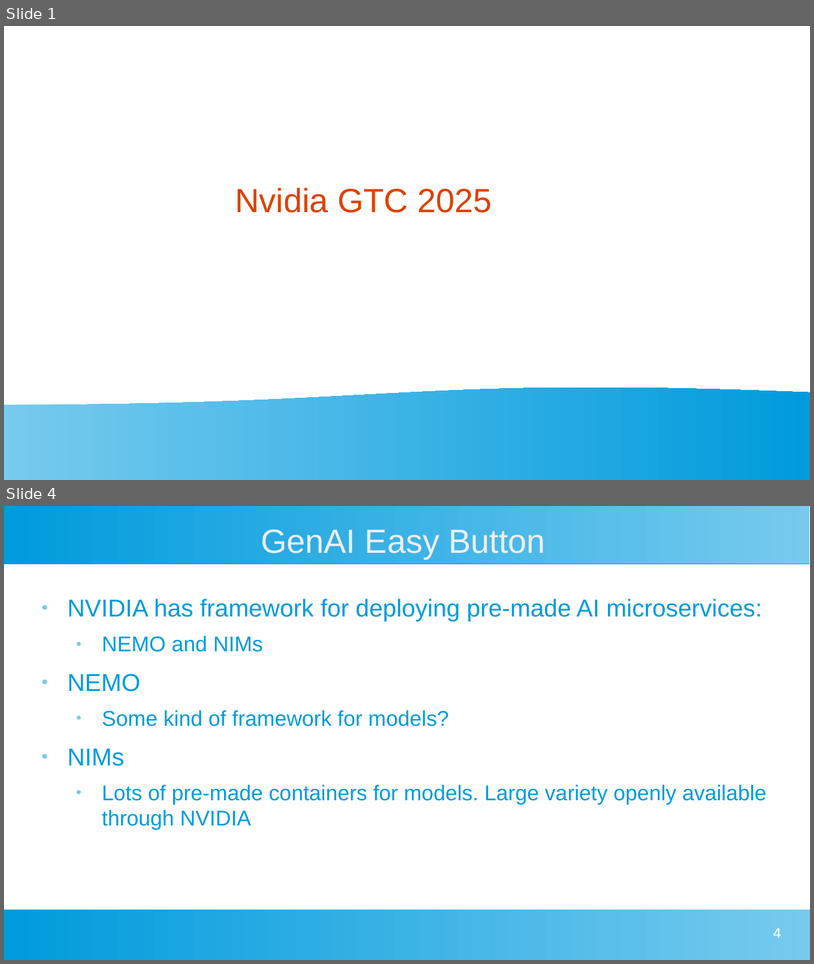
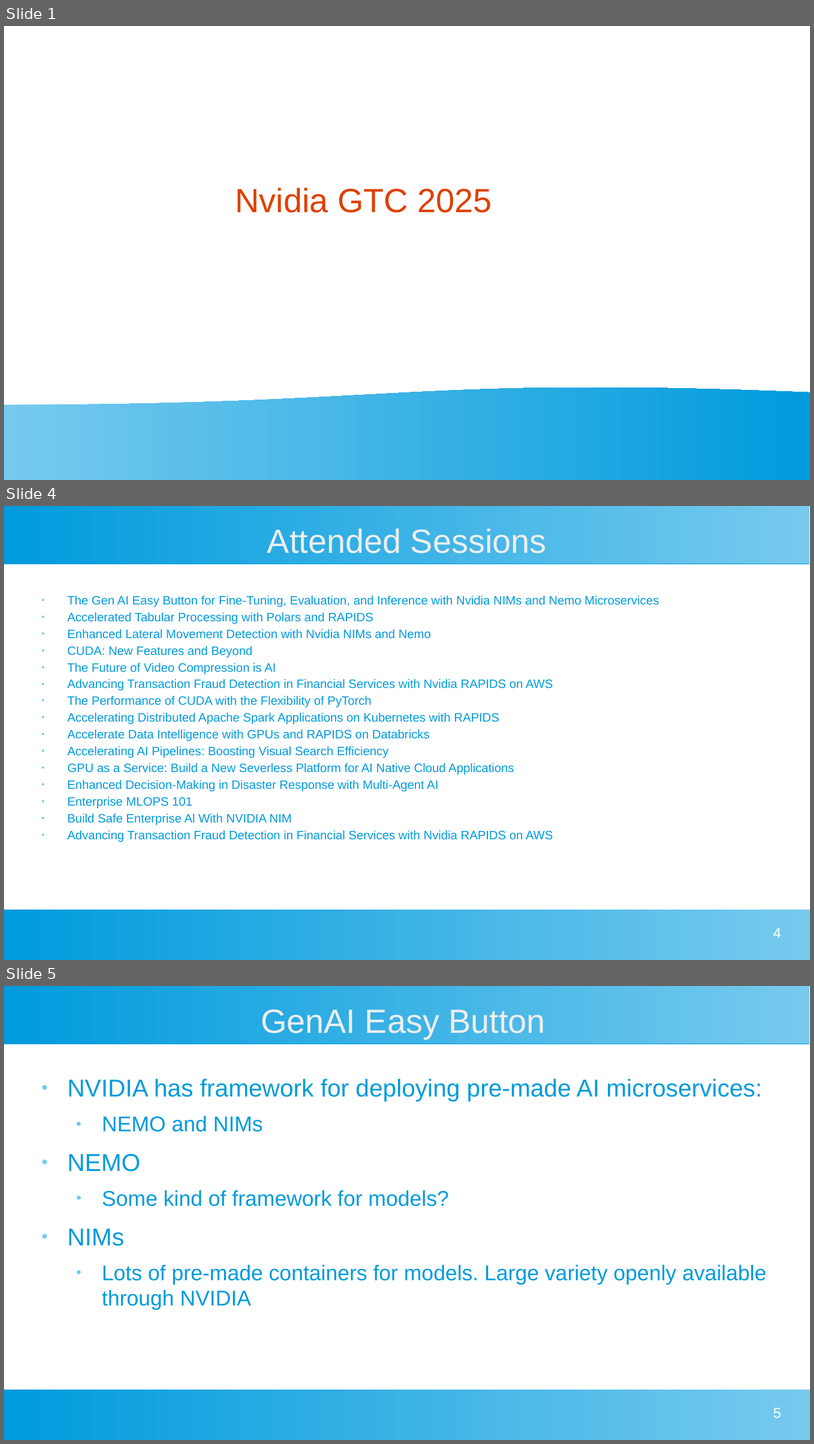
Before and after one commit to Justingunnh/gtc_2025, a slide deck: gtc_2025.odp. Shown one above the other, each under a label of ours: slides 1 and 4 before the commit, slides 1, 4 and 5 after it; the slides between them are not shown. The pictures are 814x964 and 814x1444 pixels, drawn with LibreOffice and Linux fonts; fonts in the diff are those of the drawing. Boxes give left, top, right and bottom in pixels: in the first picture for what was removed or moved away, otherwise in the second. Text is boxed around its words. In the diff, an @@ line names an element or a change of style, - is before the commit and + after.

```diff
--- a/gtc_2025.odp
+++ b/gtc_2025.odp
@@ slide 4 added at [4, 506, 810, 960], background #FFFFFF; not listed: 2 template elements that a slide beside it also shows @@
@@ title added at [267, 528, 547, 553], 33 pt, text #EEEEEE @@
+Attended Sessions
@@ text added at [68, 595, 659, 842], 12 pt, text #009BDD @@
+● The Gen AI Easy Button for Fine-Tuning, Evaluation, and Inference with Nvidia NIMs and Nemo Microservices
+● Accelerated Tabular Processing with Polars and RAPIDS
+● Enhanced Lateral Movement Detection with Nvidia NIMs and Nemo
+● CUDA: New Features and Beyond
+● The Future of Video Compression is AI
+● Advancing Transaction Fraud Detection in Financial Services with Nvidia RAPIDS on AWS
+● The Performance of CUDA with the Flexibility of PyTorch
+● Accelerating Distributed Apache Spark Applications on Kubernetes with RAPIDS
+● Accelerate Data Intelligence with GPUs and RAPIDS on Databricks
+● Accelerating AI Pipelines: Boosting Visual Search Efficiency
+● GPU as a Service: Build a New Severless Platform for AI Native Cloud Applications
+● Enhanced Decision-Making in Disaster Response with Multi-Agent AI
+● Enterprise MLOPS 101
+● Build Safe Enterprise Al With NVIDIA NIM
+● Advancing Transaction Fraud Detection in Financial Services with Nvidia RAPIDS on AWS
@@ page number added at [774, 927, 782, 937], 14 pt, text #FFFFFF @@
+4
@@ what was slide 4 is now slide 5 @@
@@ page number at [774, 1407, 782, 1417]: text changed @@
-4
+5
```
Also in this commit, not shown: 1 slide changed, 7 other slides added, 1 slide removed, 17 other files.
